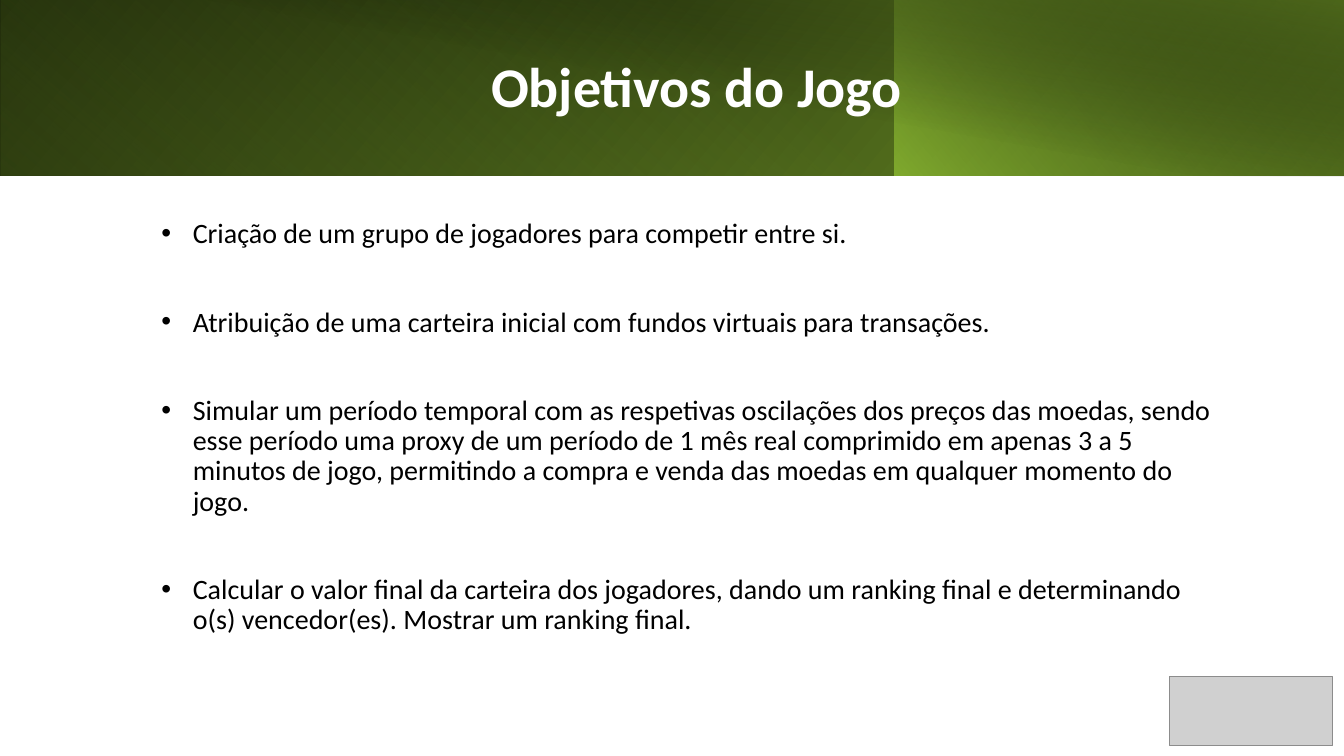
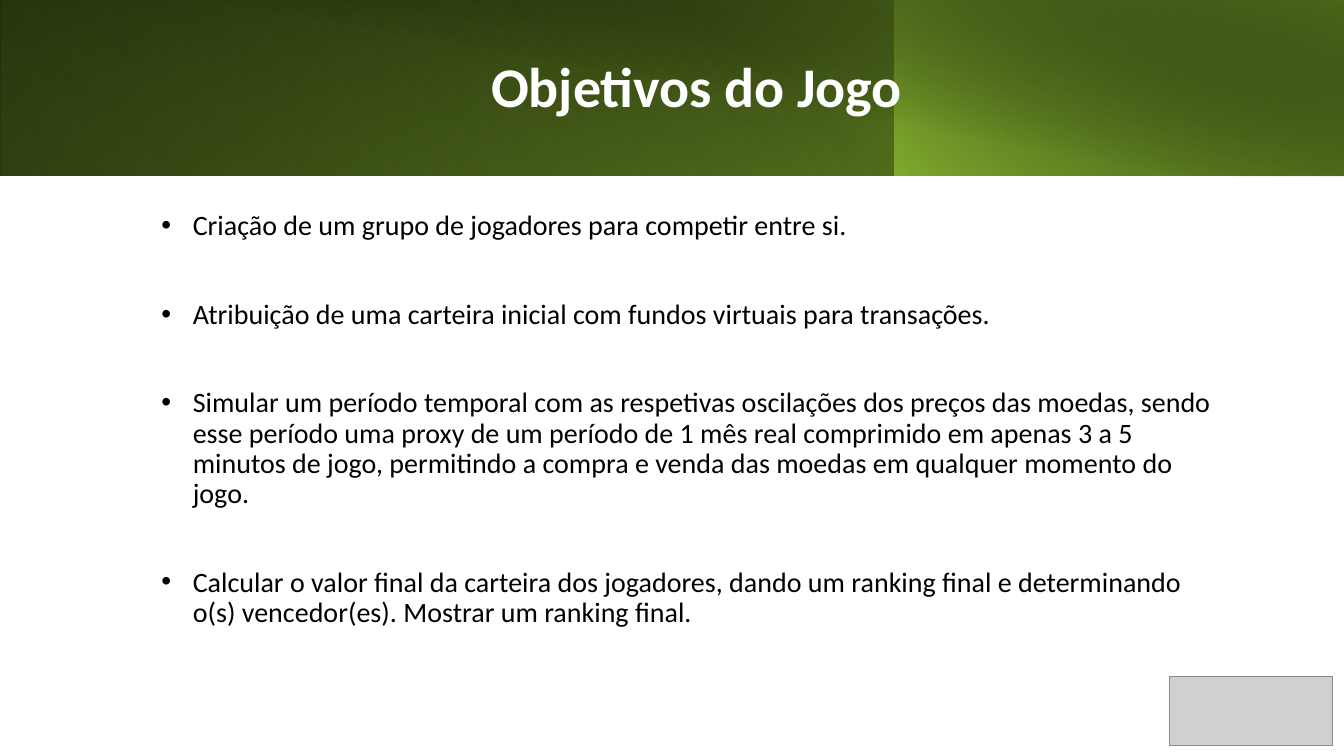
Before and after one commit to pmdmartins21/Crypto-Challenge, a slide deck: slide 3 of Requisitos/CryptoChallenger.pptx. Drawn at 1344x756 pixels with LibreOffice and Linux fonts; fonts in the diff are those of the drawing; grey boxes stand for pictures. Boxes give left, top, right and bottom in pixels: in the first picture for what was removed or moved away, otherwise in the second. Text is boxed around its words. In the diff, an @@ line names an element or a change of style, - is before the commit and + after.

```diff
--- a/Requisitos/CryptoChallenger.pptx
+++ b/Requisitos/CryptoChallenger.pptx
@@ text "Criação de um grupo de ...": place and size @@
-text "Criação de um grupo de ..." at (193,223,1210,634)
+text "Criação de um grupo de ..." at (193,215,1210,627)
```
Also in this commit, not shown: 6 other slides changed, 1 slide removed, 1 other file.
